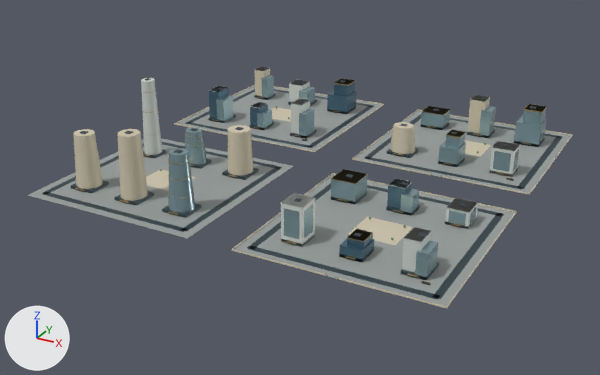
A saved change to the glTF model web/public/assets/3d/ampliworld/GC-CITY-2030/GC-TILE-15-16.glb.
Both versions are drawn from a camera (50 mm lens) standing at (5665.0, -2301.0, 589.0) and looking at (4984.0, -1062.0, -30.0). The lights are fixed; the arrows at lower left show +X, +Y and +Z. The first picture is the older version. Where no turn or scale is listed for an object, it has been applied to the vertices. Vertices at exactly the same position are counted once.

Names of what the first picture shows: 'GC-TILE-15-16-blue', 'GC-TILE-15-16-dark', 'GC-TILE-15-16-glass', 'GC-TILE-15-16-gold', 'GC-TILE-15-16-ivory', 'GC-TILE-15-16-paving', 'GC-TILE-15-16-white'.
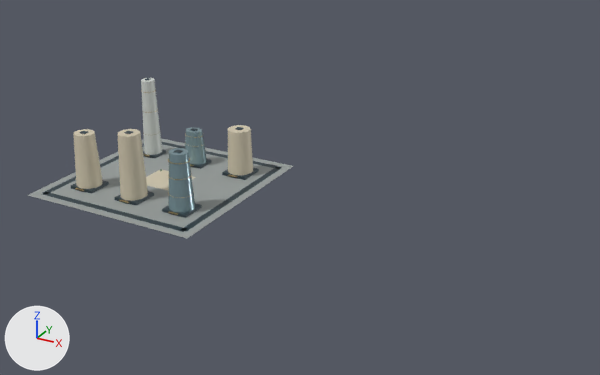
Changed parts and their boxes (x1, y1, x2, y2) in the pictures (600 x 375 px):
'GC-TILE-15-16-paving', reshaped (51% narrower, 54% shorter): before (28, 86, 571, 306); after (28, 138, 293, 238)
'GC-TILE-15-16-ivory', reshaped (64% narrower, 68% shorter): before (73, 67, 573, 308); after (73, 125, 253, 201)
'GC-TILE-15-16-glass', reshaped (89% narrower, 58% shorter): before (168, 75, 547, 280); after (168, 127, 207, 213)
'GC-TILE-15-16-dark', reshaped (54% narrower, 33% shorter): before (43, 68, 562, 300); after (43, 78, 281, 232)
'GC-TILE-15-16-white', reshaped (94% narrower, 62% shorter): before (141, 68, 520, 272); after (141, 78, 162, 155)
'GC-TILE-15-16-blue', deleted: before (209, 80, 412, 262)
'GC-TILE-15-16-gold', reshaped: before (75, 78, 547, 285); after (75, 90, 238, 215)
part 1 of me_mesh_0, deleted: before (176, 86, 382, 151)
part 2 of me_mesh_0, deleted: before (354, 111, 571, 193)
part 3 of me_mesh_0, deleted: before (234, 174, 515, 306)
part 4 of me_mesh_1, deleted: before (186, 68, 562, 300)
part 5 of me_mesh_2, deleted: before (174, 67, 573, 308)
part 6 of me_mesh_7, deleted: before (209, 68, 520, 272)
part 7 of me_mesh_5, deleted: before (213, 78, 547, 285)
part 8 of me_mesh_6, deleted: before (216, 75, 547, 280)

The edits, one by one:
me_mesh_0 is used by ob_gc_tile_15_16_paving; location (0.0, 0.0, 0.0).
me_mesh_0 had 32 vertices, 48 faces and spanned x 4621.0..5379.0, y -1379.0..-621.0, z 0.0.
me_mesh_0 now has 8 vertices, 12 faces and spans x 4621.0..4959.0, y -1379.0..-1041.0, z 0.0.
me_mesh_0 part 1: the loose piece of 8 vertices spanning x 4621.0..4959.0, y -959.0..-621.0, z 0.0 is deleted.
me_mesh_0 part 2: the loose piece of 8 vertices spanning x 5041.0..5379.0, y -959.0..-621.0, z 0.0 is deleted.
me_mesh_0 part 3: the loose piece of 8 vertices spanning x 5041.0..5379.0, y -1379.0..-1041.0, z 0.0 is deleted.
me_mesh_1 is used by ob_gc_tile_15_16_dark; location (0.0, 0.0, 0.0).
me_mesh_1 had 536 vertices, 804 faces and spanned x 4636.0..5364.0, y -1364.0..-636.0, z 0.0..150.0.
me_mesh_1 now has 128 vertices, 192 faces and spans x 4636.0..4944.0, y -1364.0..-1056.0, z 0.0..150.0.
me_mesh_1 part 4: 51 loose pieces with 408 vertices, spanning x 4636.0..5364.0, y -1364.0..-636.0, z 0.0..76.0, are deleted.
me_mesh_2 is used by ob_gc_tile_15_16_ivory; location (0.0, 0.0, 0.0).
me_mesh_2 had 256 vertices, 412 faces and spanned x 4620.0..5380.0, y -1380.0..-620.0, z 0.0..118.0.
me_mesh_2 now has 74 vertices, 132 faces and spans x 4668.0..4913.0, y -1322.0..-1094.0, z 0.0..118.0.
me_mesh_2 part 5: 21 loose pieces with 182 vertices, spanning x 4620.0..5380.0, y -1380.0..-620.0, z 0.0..74.0, are deleted.
me_mesh_5 is used by ob_gc_tile_15_16_gold; location (0.0, 0.0, 0.0).
me_mesh_5 had 990 vertices, 1632 faces and spanned x 4669.0..5339.0, y -1380.0..-676.0, z 0.0..128.0.
me_mesh_5 now has 444 vertices, 792 faces and spans x 4669.0..4911.0, y -1326.0..-1096.0, z 4.0..128.0.
me_mesh_5 part 7: 63 loose pieces with 546 vertices, spanning x 4682.0..5339.0, y -1380.0..-676.0, z 0.0..71.0, are deleted.
me_mesh_6 is used by ob_gc_tile_15_16_glass; location (0.0, 0.0, 0.0).
me_mesh_6 had 316 vertices, 488 faces and spanned x 4692.0..5334.0, y -1323.0..-674.0, z 0.0..104.0.
me_mesh_6 now has 44 vertices, 80 faces and spans x 4768.0..4913.0, y -1320.0..-1100.0, z 5.0..104.0.
me_mesh_6 part 8: 34 loose pieces with 272 vertices, spanning x 4692.0..5334.0, y -1323.0..-674.0, z 0.0..71.0, are deleted.
me_mesh_7 is used by ob_gc_tile_15_16_white; location (0.0, 0.0, 0.0).
me_mesh_7 had 158 vertices, 244 faces and spanned x 4670.0..5331.0, y -1319.0..-678.0, z 0.0..149.0.
me_mesh_7 now has 22 vertices, 40 faces and spans x 4673.0..4707.0, y -1136.0..-1100.0, z 5.0..149.0.
me_mesh_7 part 6: 17 loose pieces with 136 vertices, spanning x 4670.0..5331.0, y -1319.0..-678.0, z 0.0..74.0, are deleted.
Object 'GC-TILE-15-16-blue' (ob_gc_tile_15_16_blue) is deleted.
